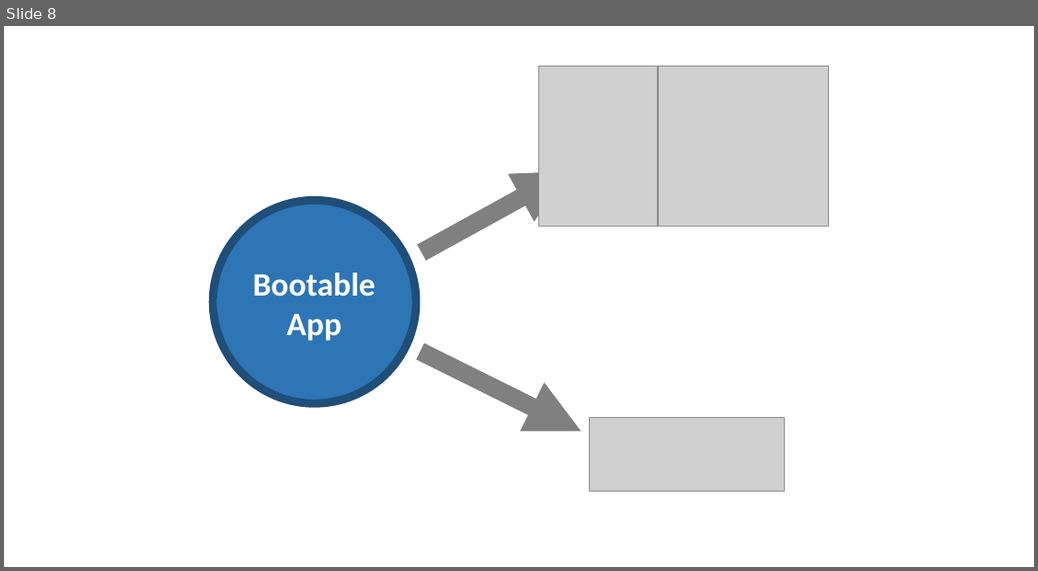
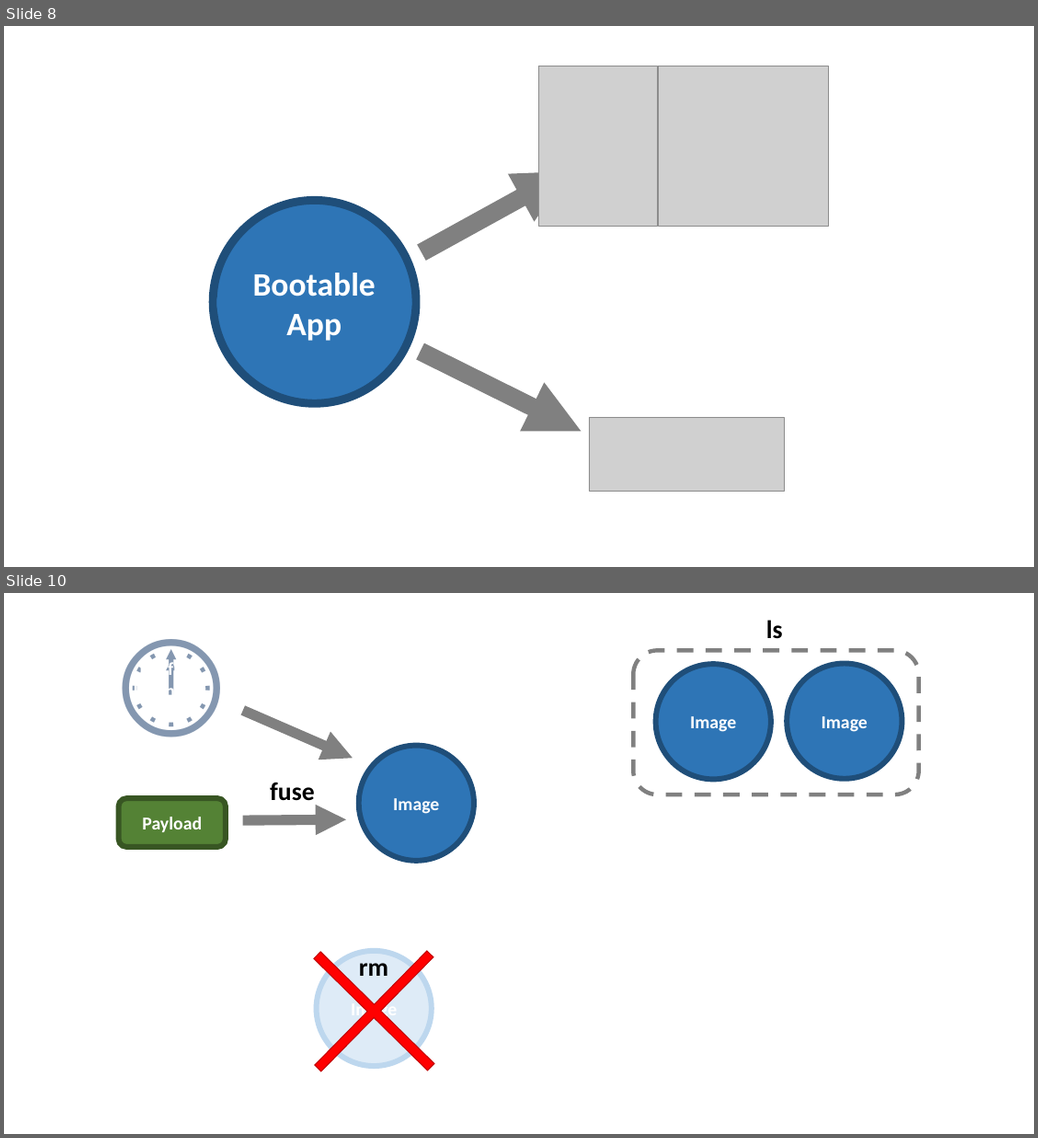
Before and after one commit to flyway/boxfuse.com, a slide deck: _sources/GettingStarted.pptx. Shown one above the other, each under a label of ours: slide 8 before the commit, slides 8 and 10 after it; the slides between them are not shown. The pictures are 1038x571 and 1038x1138 pixels, drawn with LibreOffice and Linux fonts; fonts in the diff are those of the drawing; grey boxes stand for pictures. Boxes give left, top, right and bottom in pixels: in the first picture for what was removed or moved away, otherwise in the second. Text is boxed around its words. In the diff, an @@ line names an element or a change of style, - is before the commit and + after.

```diff
--- a/_sources/GettingStarted.pptx
+++ b/_sources/GettingStarted.pptx
@@ slide 10 added at (4, 593, 1034, 1134), background #FFFFFF @@
@@ text added at (53, 596, 290, 754), 138 pt, text #8497B0 @@
+🕛
@@ text added at (767, 620, 783, 639), 28 pt, text #000000, bold @@
+ls
@@ text added at (134, 660, 206, 695), 20 pt, text #FFFFFF, bold @@
+Boxfuse
+Inventory
@@ rounded rectangle added at (633, 651, 918, 794), outline #808080 4.5 pt dashed @@
@@ ellipse added at (655, 665, 770, 780), fill #2E75B6, outline #1F4E79 6 pt, 20 pt, text #FFFFFF, bold @@
+Image
@@ ellipse added at (787, 664, 902, 779), fill #2E75B6, outline #1F4E79 6 pt, 20 pt, text #FFFFFF, bold @@
+Image
@@ arrow added from (243, 710) to (353, 758), #808080 11.25 pt @@
@@ ellipse added at (358, 746, 474, 861), fill #2E75B6, outline #1F4E79 6 pt, 20 pt, text #FFFFFF, bold @@
+Image
@@ text added at (270, 782, 314, 801), 28 pt, text #000000, bold @@
+fuse
@@ rounded rectangle added at (118, 798, 226, 847), fill #548235, outline #385723 6 pt @@
@@ text added at (142, 817, 202, 832), 20 pt, text #FFFFFF, bold @@
+Payload
@@ arrow added from (243, 820) to (346, 819), #808080 11.25 pt @@
@@ plus added at (262, 898, 487, 1125), fill #FF0000, outline #C00000 1 pt @@
@@ ellipse added at (316, 951, 431, 1066), fill #DEEBF7, outline #BDD7EE 6 pt, 20 pt, text #FFFFFF, bold @@
+Image
@@ text added at (359, 963, 389, 976), 28 pt, text #000000, bold @@
+rm
```
Also in this commit, not shown: 1 slide changed, 3 other slides added, 34 other files.
